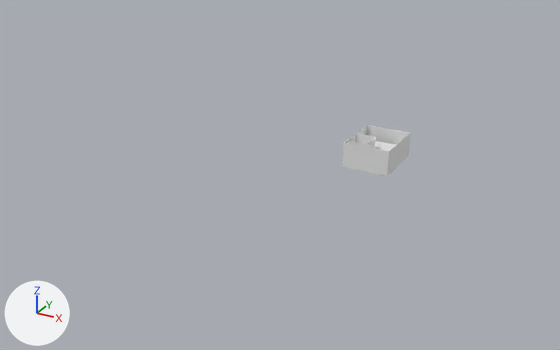
Two versions of the Blender file Game Off 2022 Project/Assets/Blender/Map/act1.blend, one commit apart.
Rendered twice from a camera (50 mm lens) standing at (91.7, -236.7, 105.0) and looking at (-30.9, -13.8, -6.5). Every picture has the same lights, and +X, +Y and +Z are marked at lower left.

Objects in the first picture: 'Box', 'Upper Rooms'.
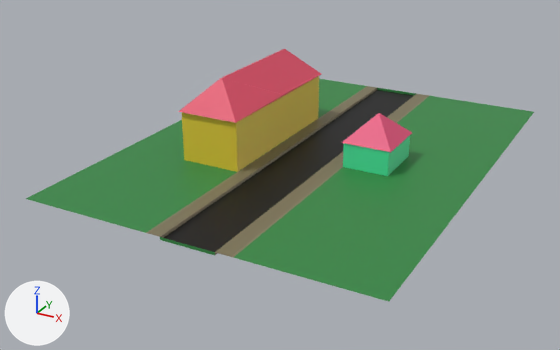
Where the newer file only moved an object's origin or applied its transform, the numbers keep the older frame.

Where the change shows, as pixel boxes (x1, y1, x2, y2) in the pictures (560 x 350 px):
'Floor', added (green): after (26, 79, 534, 301)
    faces in mat_grass (green #348a44): (26, 79, 534, 301)
    faces in mat_road (black #000000): (164, 90, 414, 252)
    faces in mat_footwalk (yellow #7e7659): (148, 86, 428, 257)
    faces in mat_wall (brown #8a7d63): (146, 86, 429, 257)
'School', added (yellow): after (182, 76, 319, 172)
'School Roof', added (red): after (178, 49, 321, 123)
'Roof', added: after (341, 113, 412, 152)
'School Roof Broken', added (red): after (195, 74, 321, 122)
part 1 of me_cube_002, added (green): after (343, 136, 410, 176)
part 2 of me_cube_003, built on: before (347, 133, 376, 148)

Edits to the bpy script that builds the scene:
```text
Change me_cube_002:
    used by ob_box; location = (0.0, 0.0, 0.0); scale = (8.23, 10.1, 0.0977)
    remove me_cube_002.from_pydata(...)  # 142 vertices, 98 faces; spans x -1.0..1.0, y -1.0..1.0, z -1.9..91.1
    add me_cube_002.from_pydata(...)  # 302 vertices, 258 faces; spans x -1.0..1.0, y -1.0..1.0, z -1.9..91.1
    me_cube_002 part 1: 160 vertices added at x -1.0..1.0, y -1.0..1.0, z -1.0..91.1
    add me_cube_002.materials.append(mat_house)  # green #4de7a4
    add me_cube_002.materials.append(mat_floor)  # dark red #752b25
    add me_cube_002.materials.append(mat_wall)  # brown #8a7e63
Change me_cube_003:
    used by ob_upper_rooms; location = (-7.1, 0.1, 5.6); scale = (1.0, 0.121, 1.0)
    remove me_cube_003.from_pydata(...)  # 36 vertices, 34 faces; spans x -1.1..8.8, y -66.1..1.0, z -1.0..3.3
    add me_cube_003.from_pydata(...)  # 102 vertices, 102 faces; spans x -8.5..7.9, y -6.4..3.9, z -2.3..2.0
    me_cube_003 part 2: the whole mesh is rebuilt
    add me_cube_003.materials.append(mat_wall)  # brown #8a7e63
Add me_cube_005:
    me_cube_005.from_pydata([(-11.6, -32.4, -5.5), (-0.2, -22.5, 5.5), (-11.6, 32.4, -5.5), (-0.2, 22.5, 5.5), (11.6, -32.4, -5.5), (0.2, -22.5, 5.5), (11.6, 32.4, -5.5), (0.2, 22.5, 5.5)], [], [(0, 1, 3, 2), (2, 3, 7, 6), (6, 7, 5, 4), (4, 5, 1, 0), (2, 6, 4, 0), (7, 3, 1, 5)])
    me_cube_005.materials.append(mat_school_roof)  # red #e7516b
Add ob_school_roof_broken:
    ob_school_roof_broken = bpy.data.objects.new('School Roof Broken', me_cube_006)  # 16 vertices, 14 faces; spans x -11.8..11.4, y -36.8..27.9, z -4.4..6.8; in mat_school_roof (red #e7516b)
    ob_school_roof_broken.location = (-48.7, 4.4, 22.3)
Add ob_school_roof:
    ob_school_roof = bpy.data.objects.new('School Roof', me_cube_005)
    ob_school_roof.location = (-48.9, 0.0, 23.6)
Add ob_roof:
    ob_roof = bpy.data.objects.new('Roof', me_cube_001)  # 12 vertices, 10 faces; spans x -9.0..9.0, y -10.4..10.4, z -3.0..5.8; in mat_roof (pink #e7537d), mat_wall (brown #8a7e63)
    ob_roof.location = (0.0, 0.0, 11.8)
Add ob_school:
    ob_school = bpy.data.objects.new('School', me_cube)  # 12 vertices, 10 faces; spans x -11.0..11.0, y -31.1..31.1, z -6.9..11.7; in mat_school_wall (yellow #e5c93a)
    ob_school.location = (-49.0, 0.0, 6.6)
Add ob_floor:
    ob_floor = bpy.data.objects.new('Floor', me_plane)  # 24 vertices, 13 faces; spans x -62.0..60.0, y -81.0..81.0, z -1.0..0.0; in mat_grass (green #348a44), mat_footwalk (yellow #7e7659), mat_road (black #000000), mat_wall (brown #8a7e63)
    ob_floor.location = (-23.5, 0.0, -0.4)
```
